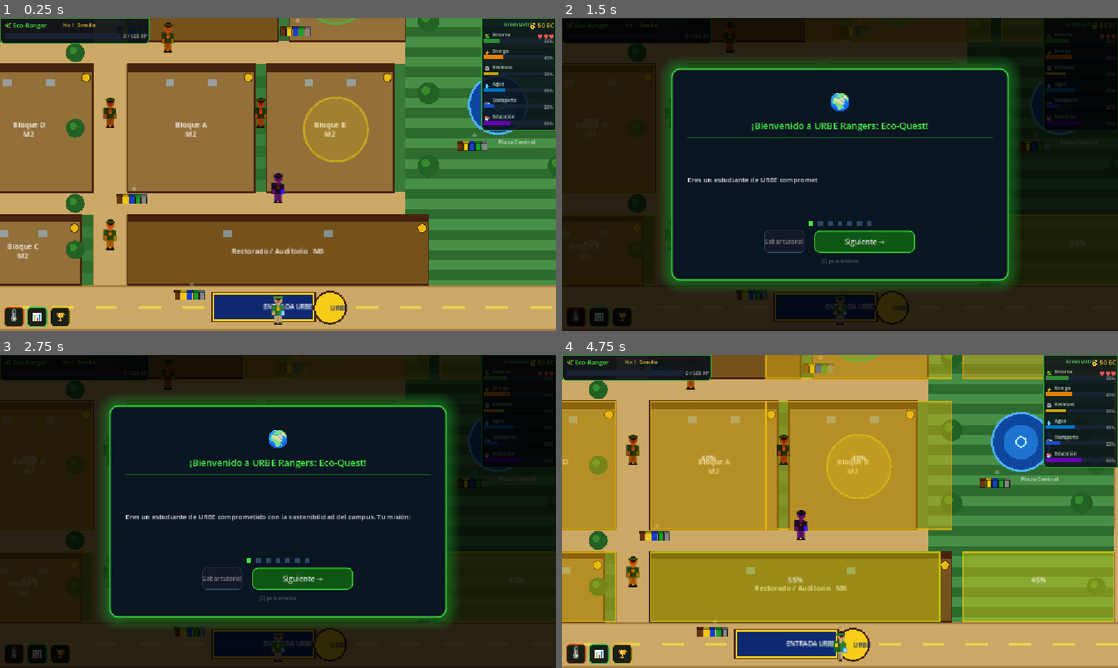
Above: before the commit, frames 1-4 (two rows, left to right).
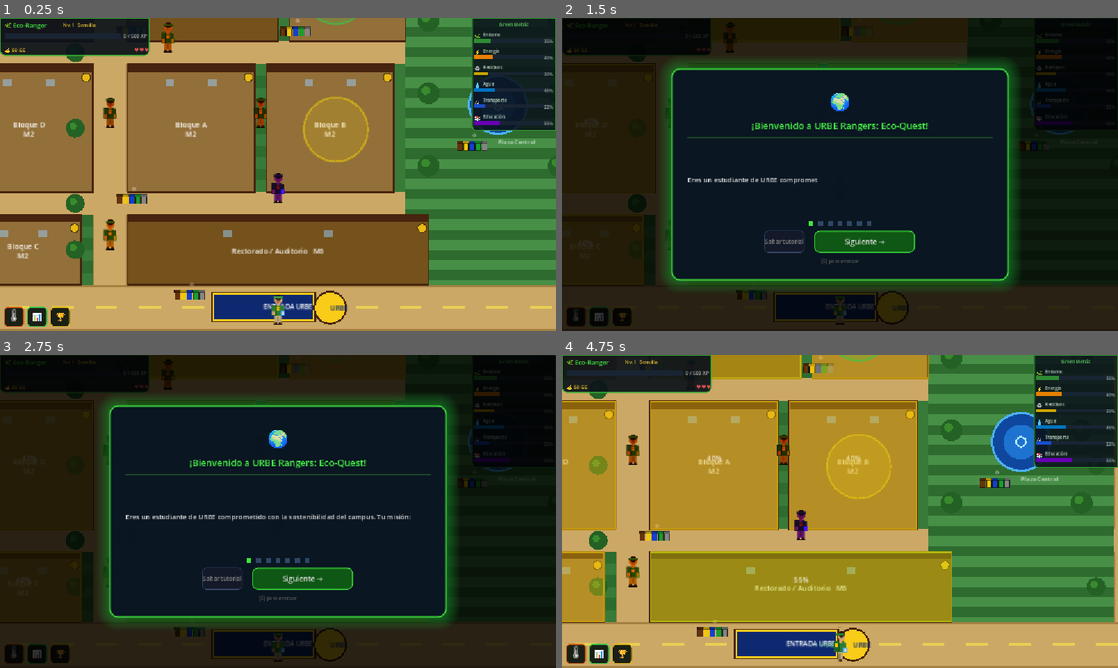
Above: after the commit, the same moments.

Repository: thewasiii123/green-metric-urbe
Game: Godot game, scene res://scenes/mapa/scene_mapa_mundo.tscn
Same seed, same stepped clock (60 frames per second), same inputs: the game is played once before the commit and once after it. This scene is started directly instead of the project's main scene.
Inputs (mouse positions are in pixels of both pictures, inside the frame that each line leads up to):
- Up to frame 1 (0.25 s): no input
- Up to frame 2 (1.5 s): click "🌡" at 0.5 s; click "📊" at 1.25 s
- Up to frame 3 (2.75 s): click "🏆" at 2 s
- Up to frame 4 (4.75 s): click "Siguiente →" at 2.75 s; click "Saltar tutorial" at 3.5 s; tap Enter at 4.25 s; move the mouse to (962, 495) at 4.27 s; hold D (mover_derecha) from 4.28 s (still down); hold E (interactuar) from 4.28 s (still down); click (962, 495) at 4.42 s

The runs differ from the first frame. In frame 1, 2.4% of the frame differs, in the area x 0-100%, y 0-36%; in frame 2, 1.6%; in frame 3, 1.6%; in frame 4, 16%, in the area x 0-100%, y 0-86%.

Commit message:
Fix heat map coverage, HUD responsiveness, and sidebar layout
- EDIFICIOS_CALOR: replace all 13 building rects with exact positions
  read from mapa_campus.gd _draw() — adds missing Estacionamiento,
  Cafetín and Biblioteca; corrects BloqueF tall rect spanning fila1+fila2
- Sidebar widened 155→175px so title 'GreenMetric' no longer clips
- Credits (💰) and Energy (♥) labels moved from PRESET_TOP_RIGHT
  (overlapping sidebar) into the left HUD panel as a third row (y=58–76)
- Left HUD panel height expanded 54→78px to accommodate the new row

Co-Authored-By: Claude Sonnet 4.6 <noreply@anthropic.com>

Diff:
--- a/scenes/mapa/SceneMapaMundo.gd
+++ b/scenes/mapa/SceneMapaMundo.gd
@@ -465,7 +465,7 @@
 	var panel_top := Panel.new()
 	panel_top.set_anchors_preset(Control.PRESET_TOP_LEFT)
 	panel_top.offset_right  = 310.0
-	panel_top.offset_bottom = 54.0
+	panel_top.offset_bottom = 78.0
 	var ps := StyleBoxFlat.new()
 	ps.bg_color     = Color(0.04, 0.07, 0.10, 0.92)
 	ps.border_color = Color(0.20, 0.68, 0.20)
@@ -778,7 +778,7 @@
 # SIDEBAR DE MÓDULOS (lado derecho, siempre visible)
 # ════════════════════════════════════════════════════════════
 func _construir_sidebar() -> void:
-	var ANCHO : float = 155.0
+	var ANCHO : float = 175.0
 	var ALTO  : float = float(SIDEBAR_MODULOS.size()) * 34.0 + 30.0
 
 	var panel := Panel.new()
@@ -1061,25 +1061,25 @@
 
 	# EcoCredits label (esquina superior derecha)
 	_hud_creditos_lbl = Label.new()
-	_hud_creditos_lbl.set_anchors_preset(Control.PRESET_TOP_RIGHT)
-	_hud_creditos_lbl.offset_left   = -165
-	_hud_creditos_lbl.offset_top    =  6
-	_hud_creditos_lbl.offset_right  = -4
-	_hud_creditos_lbl.offset_bottom =  28
-	_hud_creditos_lbl.horizontal_alignment = HORIZONTAL_ALIGNMENT_RIGHT
-	_hud_creditos_lbl.add_theme_font_size_override("font_size", 13)
+	_hud_creditos_lbl.set_anchors_preset(Control.PRESET_TOP_LEFT)
+	_hud_creditos_lbl.offset_left   =  10
+	_hud_creditos_lbl.offset_top    =  58
+	_hud_creditos_lbl.offset_right  = 190
+	_hud_creditos_lbl.offset_bottom =  76
+	_hud_creditos_lbl.horizontal_alignment = HORIZONTAL_ALIGNMENT_LEFT
+	_hud_creditos_lbl.add_theme_font_size_override("font_size", 11)
 	_hud_creditos_lbl.add_theme_color_override("font_color", Color(1.0, 0.85, 0.15))
 	_hud_canvas.add_child(_hud_creditos_lbl)
 
 	# Energía/Vidas label
 	_hud_energia_lbl = Label.new()
-	_hud_energia_lbl.set_anchors_preset(Control.PRESET_TOP_RIGHT)
-	_hud_energia_lbl.offset_left   = -165
-	_hud_energia_lbl.offset_top    =  30
-	_hud_energia_lbl.offset_right  = -4
-	_hud_energia_lbl.offset_bottom =  52
+	_hud_energia_lbl.set_anchors_preset(Control.PRESET_TOP_LEFT)
+	_hud_energia_lbl.offset_left   = 190
+	_hud_energia_lbl.offset_top    =  58
+	_hud_energia_lbl.offset_right  = 308
+	_hud_energia_lbl.offset_bottom =  76
 	_hud_energia_lbl.horizontal_alignment = HORIZONTAL_ALIGNMENT_RIGHT
-	_hud_energia_lbl.add_theme_font_size_override("font_size", 13)
+	_hud_energia_lbl.add_theme_font_size_override("font_size", 11)
 	_hud_energia_lbl.add_theme_color_override("font_color", Color(1.0, 0.35, 0.35))
 	_hud_canvas.add_child(_hud_energia_lbl)
 
--- a/scenes/mapa/mapa_campus.gd
+++ b/scenes/mapa/mapa_campus.gd
@@ -48,17 +48,22 @@
 
 # Edificios con su módulo GreenMetric asociado
 const EDIFICIOS_CALOR : Array = [
-	{"rect": Rect2(624, 208, 256, 160), "mod": 2, "nombre": "Bloque E"},
-	{"rect": Rect2(896, 208, 208, 160), "mod": 1, "nombre": "Bloque F"},
-	{"rect": Rect2(0,   400, 192, 176), "mod": 1, "nombre": "Bloque G"},
+	# Fila 1  y=208..368
+	{"rect": Rect2(  0, 208, 192, 160), "mod": 5, "nombre": "Estac."},
+	{"rect": Rect2(240, 208, 176, 160), "mod": 3, "nombre": "Cafetín"},
+	{"rect": Rect2(464, 208, 208, 160), "mod": 4, "nombre": "Bibliot."},
+	{"rect": Rect2(688, 208, 160, 160), "mod": 2, "nombre": "Bloque E"},
+	{"rect": Rect2(1152,208, 256, 368), "mod": 1, "nombre": "Bloque F"},
+	# Fila 2  y=400..576
+	{"rect": Rect2(  0, 400, 192, 176), "mod": 1, "nombre": "Bloque G"},
 	{"rect": Rect2(240, 400, 176, 176), "mod": 2, "nombre": "Bloque D"},
-	{"rect": Rect2(464, 400, 160, 176), "mod": 2, "nombre": "Bloque A"},
-	{"rect": Rect2(624, 400, 256, 176), "mod": 2, "nombre": "Bloque B"},
-	{"rect": Rect2(0,   608, 192,  96), "mod": 1, "nombre": "Fotocopiado"},
-	{"rect": Rect2(240, 608, 176,  96), "mod": 2, "nombre": "Bloque C"},
-	{"rect": Rect2(464, 608, 400,  96), "mod": 6, "nombre": "Rectorado"},
-	{"rect": Rect2(896, 608, 208,  96), "mod": 4, "nombre": "Área Servicios"},
-	{"rect": Rect2(1152,608, 256,  96), "mod": 5, "nombre": "Estacionamiento"},
+	{"rect": Rect2(464, 400, 176, 176), "mod": 2, "nombre": "Bloque A"},
+	{"rect": Rect2(656, 400, 176, 176), "mod": 2, "nombre": "Bloque B"},
+	# Fila 3  y=608..704
+	{"rect": Rect2(  0, 608, 144,  96), "mod": 1, "nombre": "Fotocop."},
+	{"rect": Rect2(240, 608, 160,  96), "mod": 2, "nombre": "Bloque C"},
+	{"rect": Rect2(464, 608, 416,  96), "mod": 6, "nombre": "Rectorado"},
+	{"rect": Rect2(1152,608, 256,  96), "mod": 6, "nombre": "Área Serv."},
 ]
 
 func toggle_mapa_calor() -> void:
Not shown, added: autoload/AudioManager.gd.uid
Not shown, added: scenes/mapa/zona_verde.gd.uid
Not shown, added: scenes/ui/resultados_greenmetric.gd.uid
